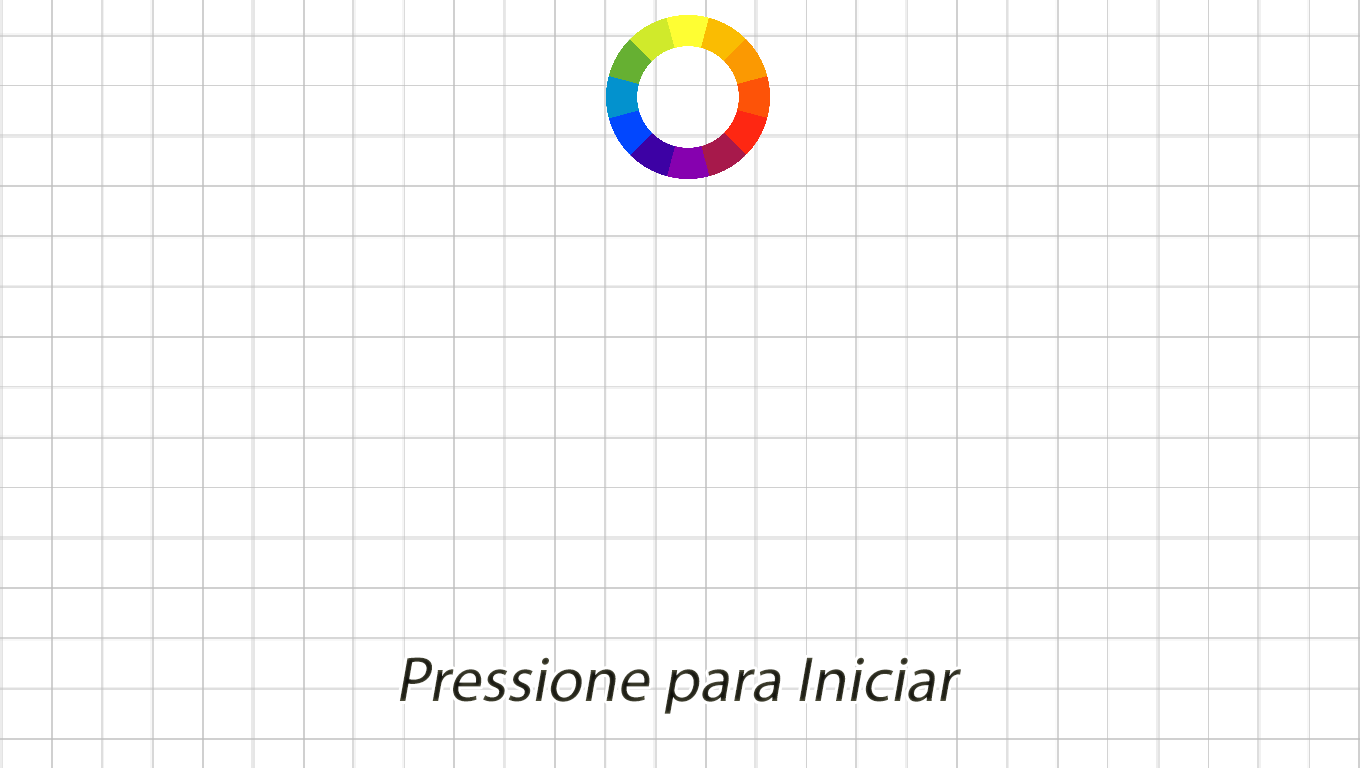
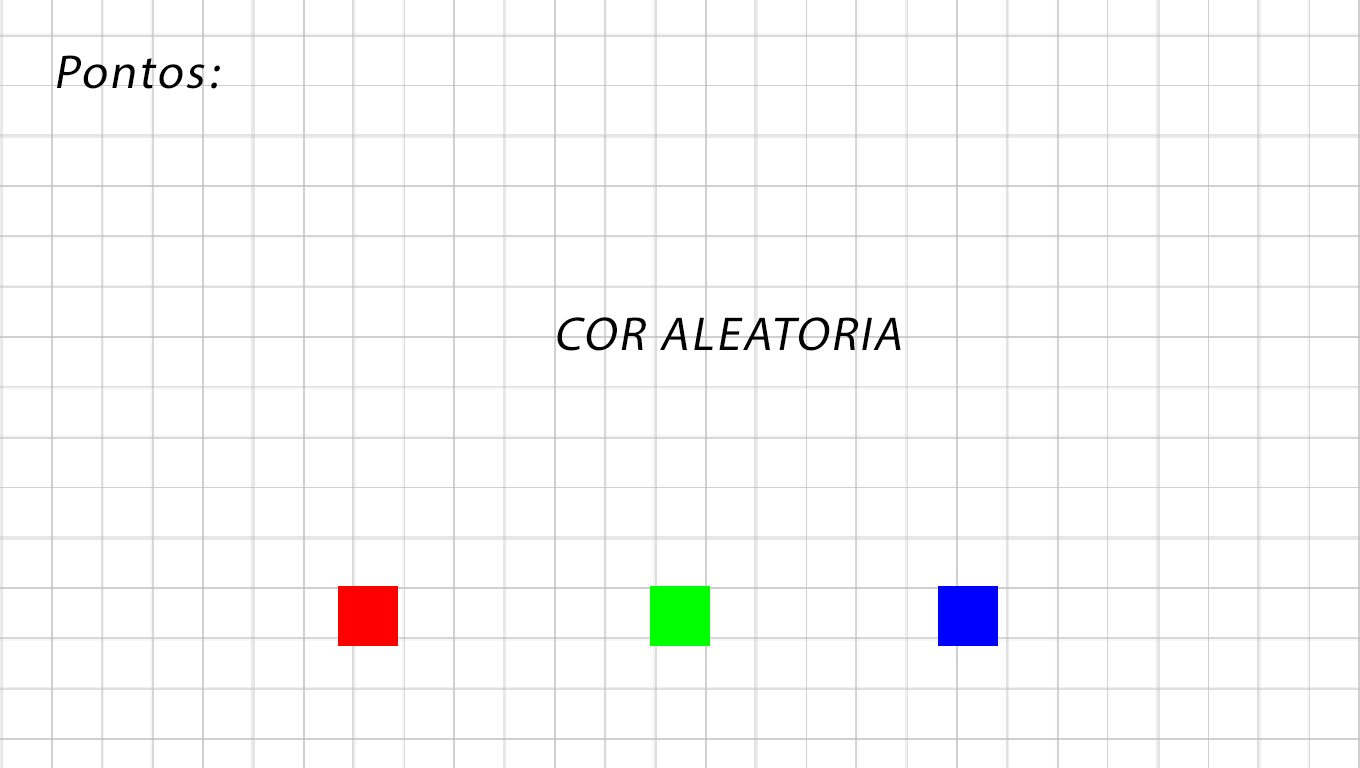
Before/after of a 1360px x 768px layered artwork. What changed in the layer stack:
removed layer "1024px-BYR_color_wheel.svg" over 606, 15, 770, 179
removed layer "Pressione para Iniciar" over 399, 657, 961, 714
added layer "COR ALEATORIA" above "Timer" over 557, 317, 901, 351
added layer ":Pontos" above "B" over 57, 55, 220, 89
added layer "B" above "G" over 938, 586, 998, 646
added layer "G" above "R" over 650, 586, 710, 646
added layer "R" above "Color" over 338, 586, 398, 646
